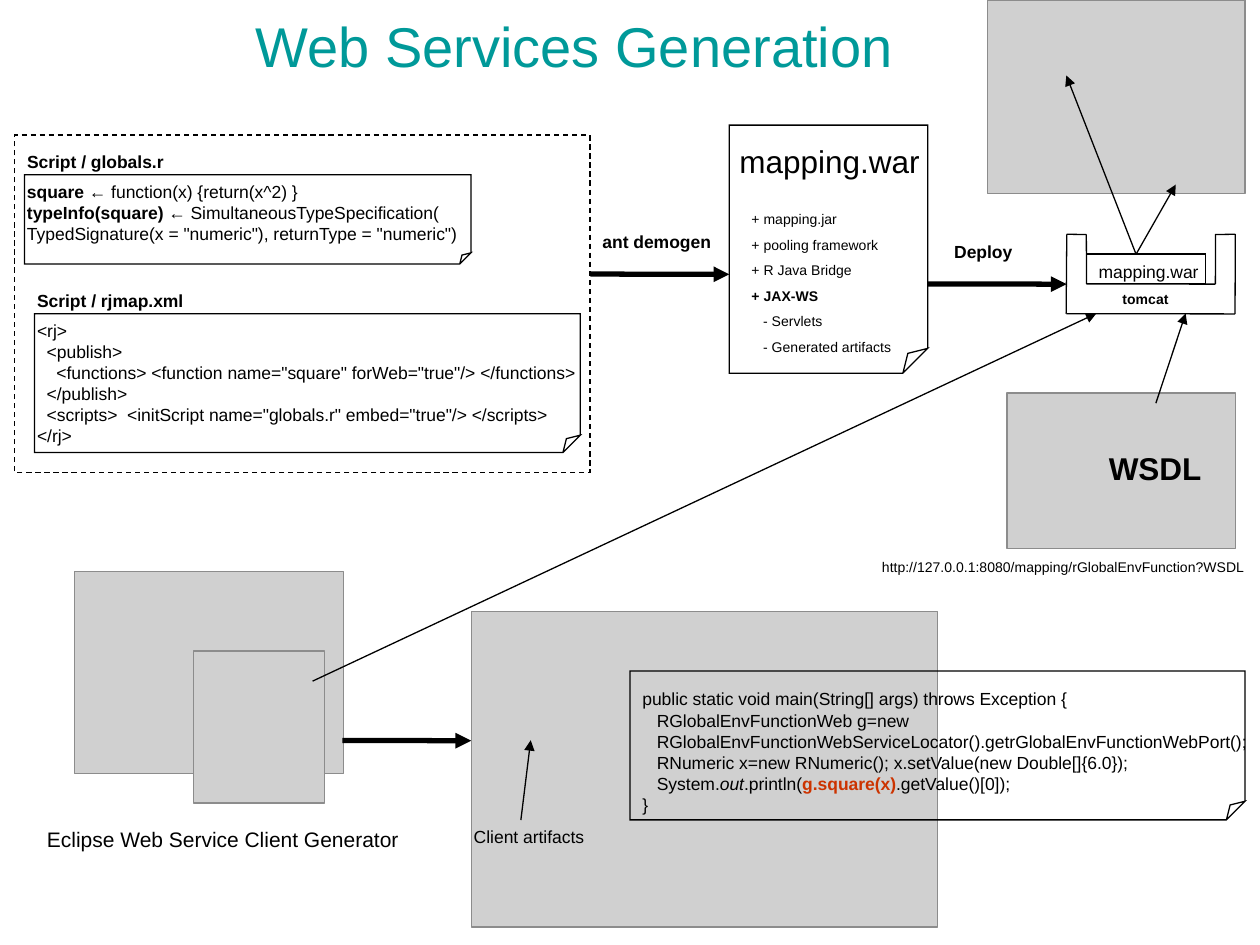
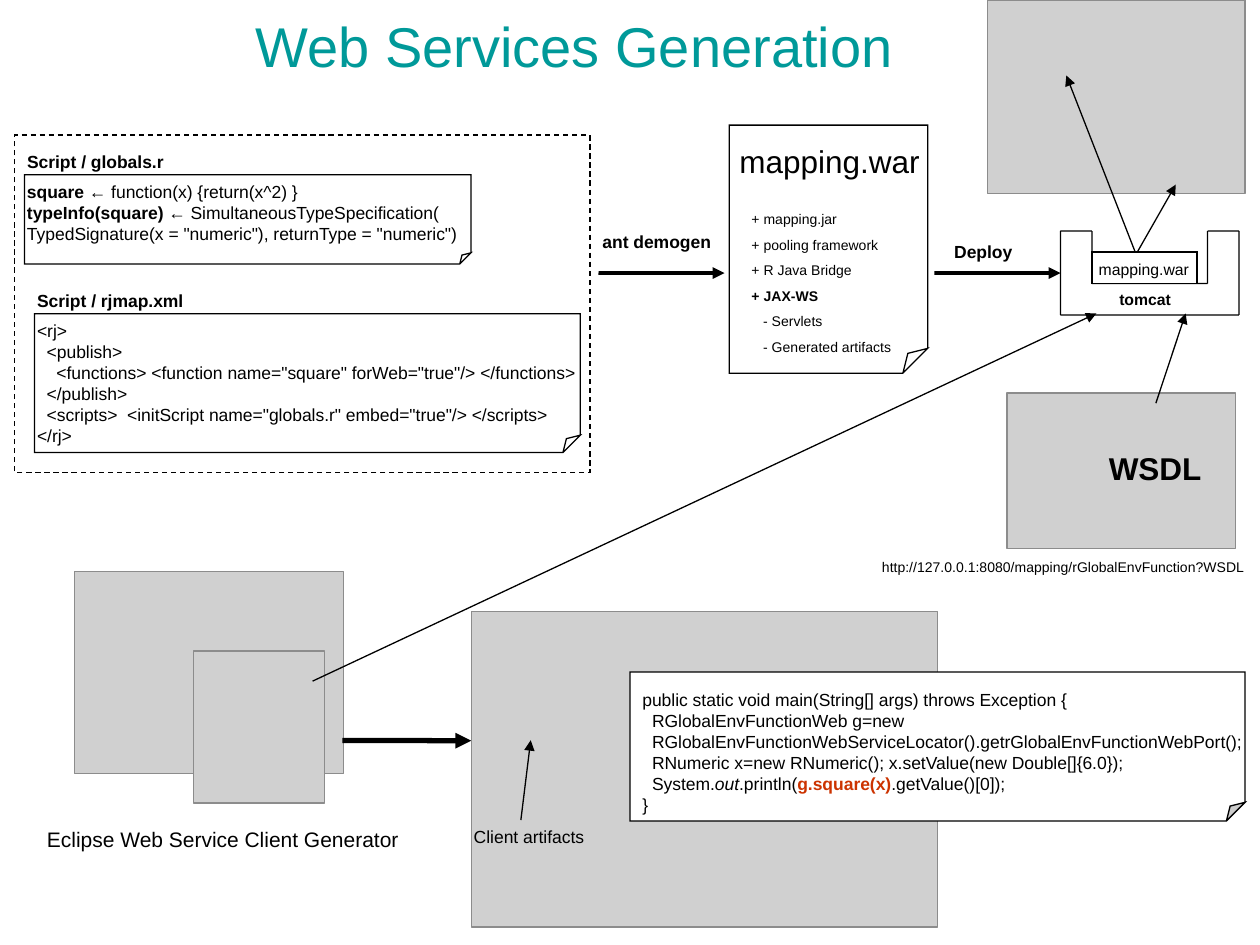
Before and after one commit to r-forge/biocep, a slide deck: slide 13 of www/distR.ppt. Drawn at 1260x945 pixels with LibreOffice and Linux fonts; fonts in the diff are those of the drawing; grey boxes stand for pictures. Boxes give left, top, right and bottom in pixels: in the first picture for what was removed or moved away, otherwise in the second. Text is boxed around its words. In the diff, an @@ line names an element or a change of style, - is before the commit and + after.

Commit message:
update presentation

```diff
--- a/www/distR.ppt
+++ b/www/distR.ppt
@@ line moved from (1067, 234) - (1066, 314) to (1061, 315) - (1061, 231) @@
@@ line moved from (1067, 234) - (1086, 234) to (1061, 231) - (1092, 231) @@
@@ line moved from (1086, 234) - (1086, 284) to (1092, 231) - (1092, 284) @@
@@ line moved from (1216, 285) - (1216, 234) to (1207, 284) - (1207, 231) @@
@@ line moved from (1236, 234) - (1215, 234) to (1207, 231) - (1239, 231) @@
@@ line moved from (1235, 314) - (1235, 234) to (1239, 231) - (1239, 315) @@
@@ text "mapping.war" at (1099, 263, 1189, 279): size 10 to 9 pt @@
@@ rectangle at (1092, 252, 1197, 284): fill none to #FFFFFF @@
@@ rectangle: place and size @@
-rectangle at (1086, 255, 1205, 285)
+rectangle at (1092, 252, 1197, 284)
@@ arrow moved from (591, 275) - (730, 275) to (598, 273) - (724, 273) @@
@@ arrow (598, 273) - (724, 273): stroke #000000 3 pt to #000000 2.24 pt @@
@@ arrow moved from (927, 284) - (1067, 285) to (935, 273) - (1061, 273) @@
@@ arrow (935, 273) - (1061, 273): stroke #000000 3 pt to #000000 2.24 pt @@
@@ line moved from (1086, 284) - (1216, 285) to (1092, 284) - (1207, 284) @@
@@ text "tomcat" at (1119, 294, 1171, 305): size 8 to 9 pt @@
@@ line moved from (1066, 314) - (1235, 314) to (1239, 315) - (1061, 315) @@
@@ text "public static void main(String[] args) ..." rewrapped from (642, 692, 1247, 794) to (642, 693, 1242, 794) @@
@@ folded corner at (630, 672, 1245, 820): fill none to #FFFFFF @@
```
Also in this commit, not shown: 1 other slide changed, 2 other files.
